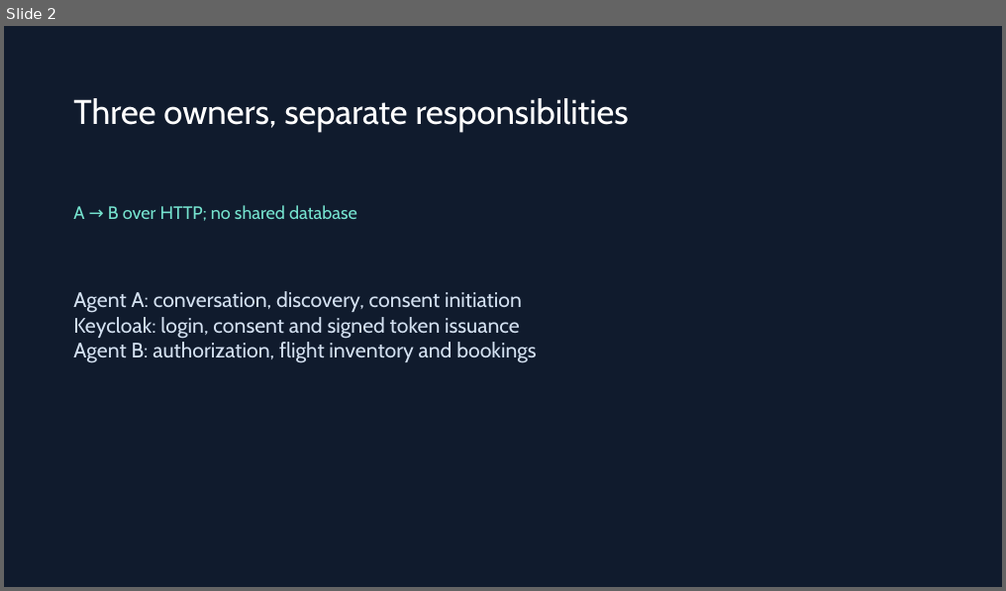
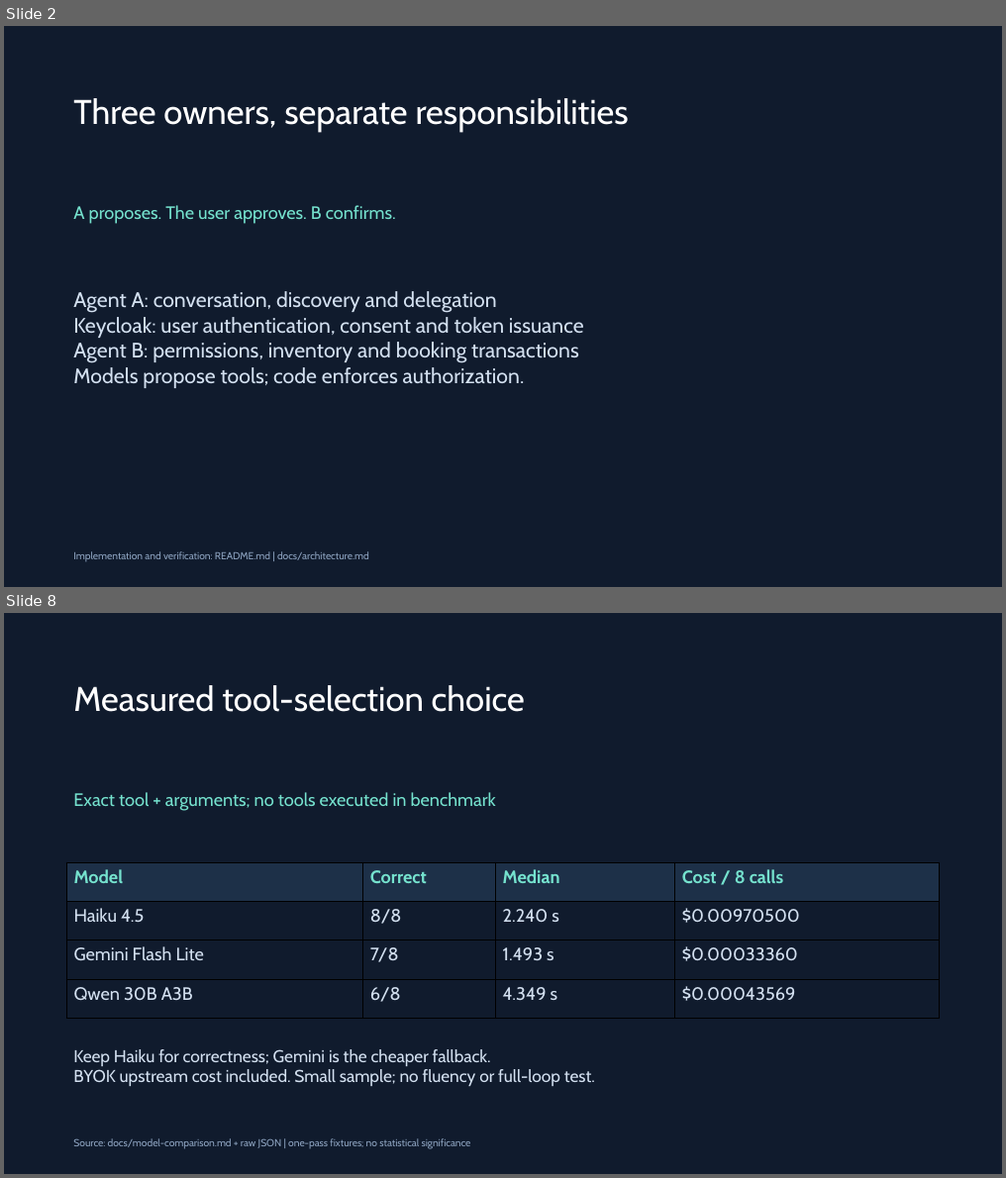
Before and after one commit to nishalpk/ai.at.core, a slide deck: docs/approach.pptx. Shown one above the other, each under a label of ours: slide 2 before the commit, slides 2 and 8 after it; the slides between them are not shown. The pictures are 1006x591 and 1006x1178 pixels, drawn with LibreOffice and Linux fonts; fonts in the diff are those of the drawing. Boxes give left, top, right and bottom in pixels: in the first picture for what was removed or moved away, otherwise in the second. Text is boxed around its words. In the diff, an @@ line names an element or a change of style, - is before the commit and + after.

```diff
--- a/docs/approach.pptx
+++ b/docs/approach.pptx
@@ slide 8 added at bbox=[4, 613, 1002, 1174], background #101B2D @@
@@ text added at bbox=[73, 685, 525, 712], 33 pt, text #FFFFFF @@
+Measured tool-selection choice
@@ text added at bbox=[73, 792, 496, 811], 17.2 pt, text #75E2CE @@
+Exact tool + arguments; no tools executed in benchmark
@@ table added at bbox=[66, 862, 940, 1018], 4 rows, 4 columns @@
+Model | Correct | Median | Cost / 8 calls
+Haiku 4.5 | 8/8 | 2.240 s | $0.00970500
+Gemini Flash Lite | 7/8 | 1.493 s | $0.00033360
+Qwen 30B A3B | 6/8 | 4.349 s | $0.00043569
@@ text added at bbox=[73, 1050, 595, 1086], 16.5 pt, text #D3E0F0 @@
+Keep Haiku for correctness; Gemini is the cheaper fallback.
+BYOK upstream cost included. Small sample; no fluency or full-loop test.
@@ text added at bbox=[73, 1139, 471, 1150], 9.8 pt, text #8DA3C0 @@
+Source: docs/model-comparison.md + raw JSON | one-pass fixtures; no statistical significance
@@ slide 2 changed as well @@
@@ text at bbox=[73, 205, 396, 224]: text changed @@
-A → B over HTTP; no shared database
+A proposes. The user approves. B confirms.
@@ text at bbox=[73, 291, 584, 388]: text changed @@
-Agent A: conversation, discovery, consent initiation
-Keycloak: login, consent and signed token issuance
-Agent B: authorization, flight inventory and bookings
+Agent A: conversation, discovery and delegation
+Keycloak: user authentication, consent and token issuance
+Agent B: permissions, inventory and booking transactions
+Models propose tools; code enforces authorization.
@@ text added at bbox=[73, 552, 369, 563], 9.8 pt, text #8DA3C0 @@
+Implementation and verification: README.md | docs/architecture.md
```
Also in this commit, not shown: 4 other slides changed, 2 other slides added, 3 slides removed, 38 other files.
